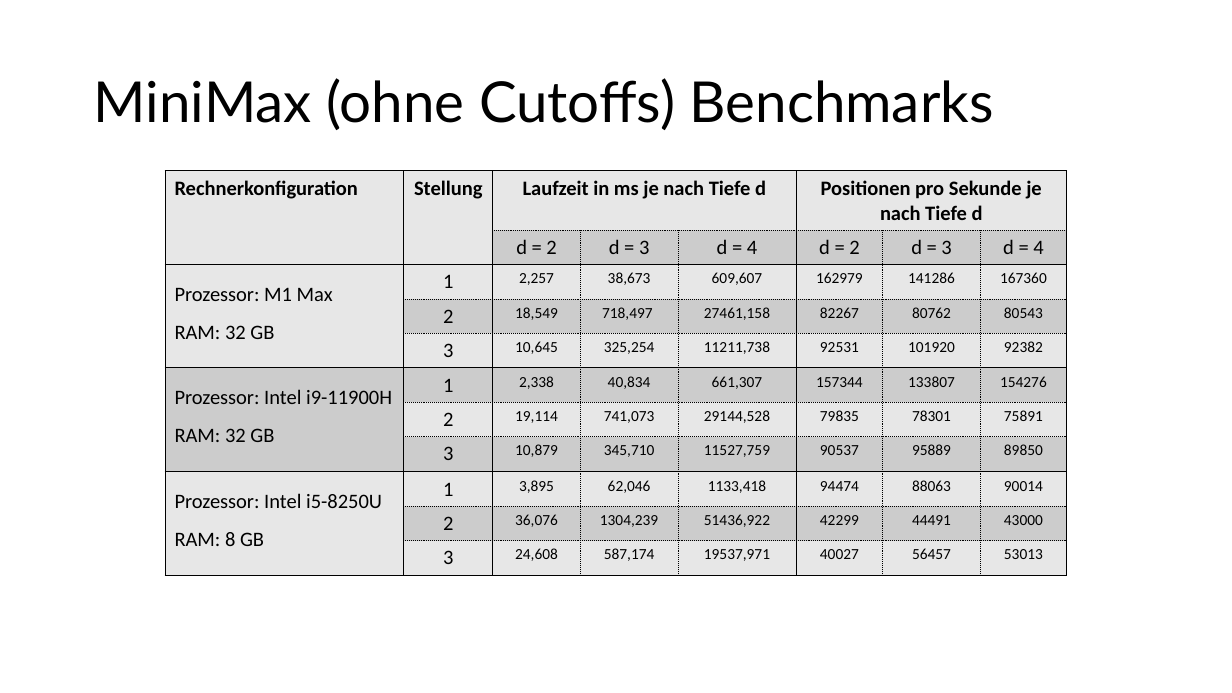
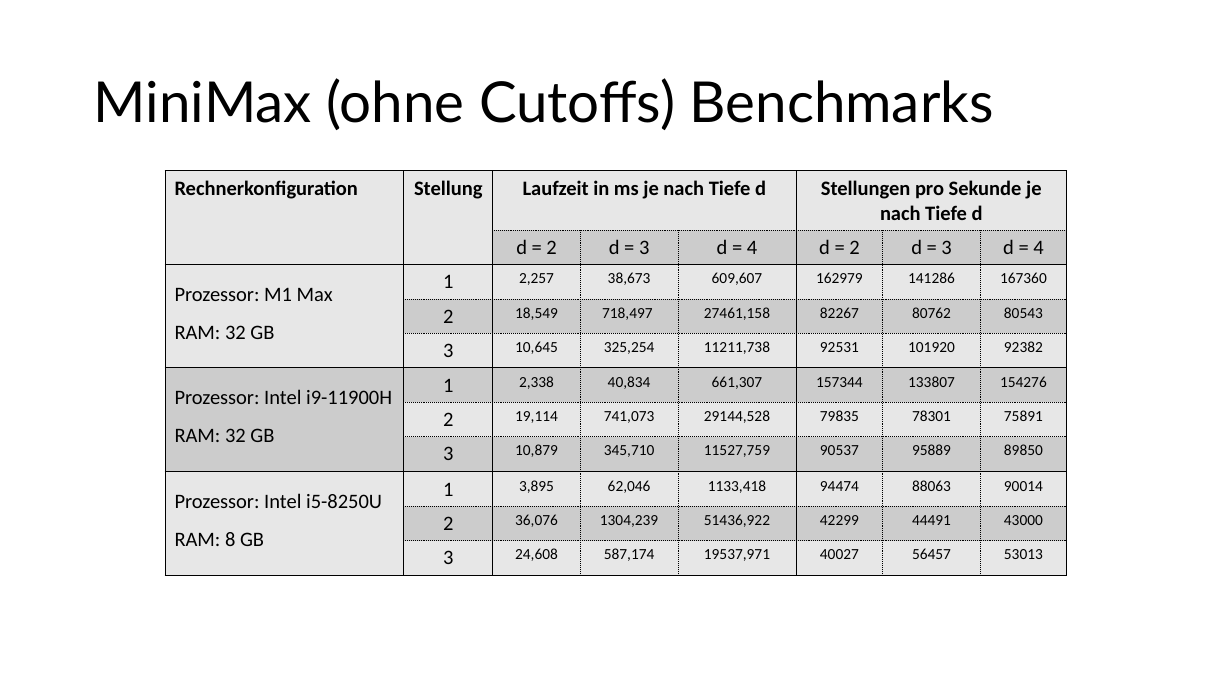
Before and after one commit to patrickzda/chess_engine, a slide deck: slide 3 of PJ_KI_MST2.pptx (slide 5 before the commit). Drawn at 1232x693 pixels with LibreOffice and Linux fonts; fonts in the diff are those of the drawing. Boxes give left, top, right and bottom in pixels: in the first picture for what was removed or moved away, otherwise in the second. Text is boxed around its words. In the diff, an @@ line names an element or a change of style, - is before the commit and + after.

```diff
--- a/PJ_KI_MST2.pptx
+++ b/PJ_KI_MST2.pptx
@@ table at box(165, 171, 1067, 570) @@
-row 1, column 6: Positionen pro Sekunde je nach Tiefe d
+row 1, column 6: Stellungen pro Sekunde je nach Tiefe d
```
Also in this commit, not shown: 3 other slides changed, 2 slides removed, 4 other files.
